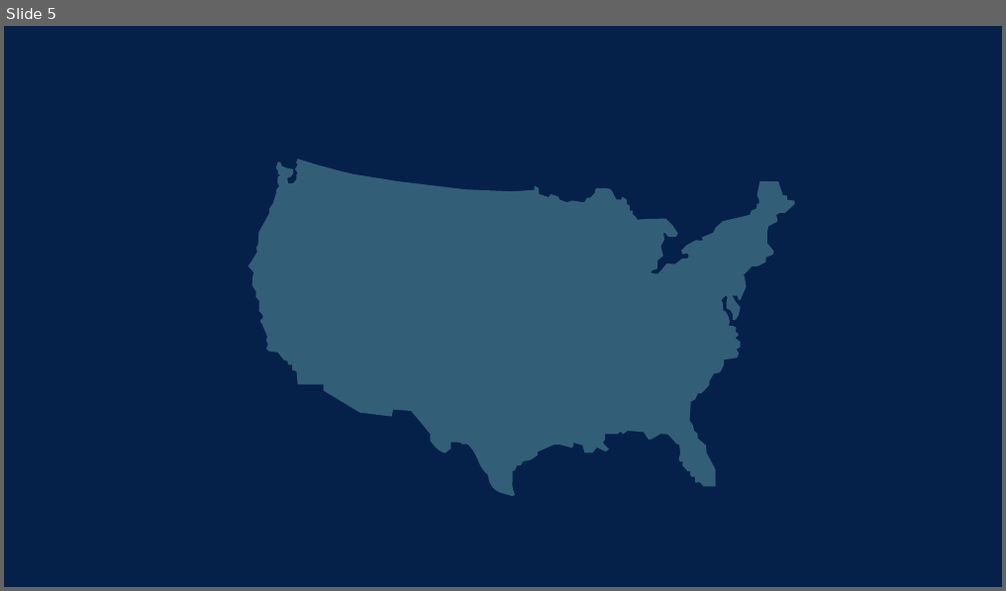
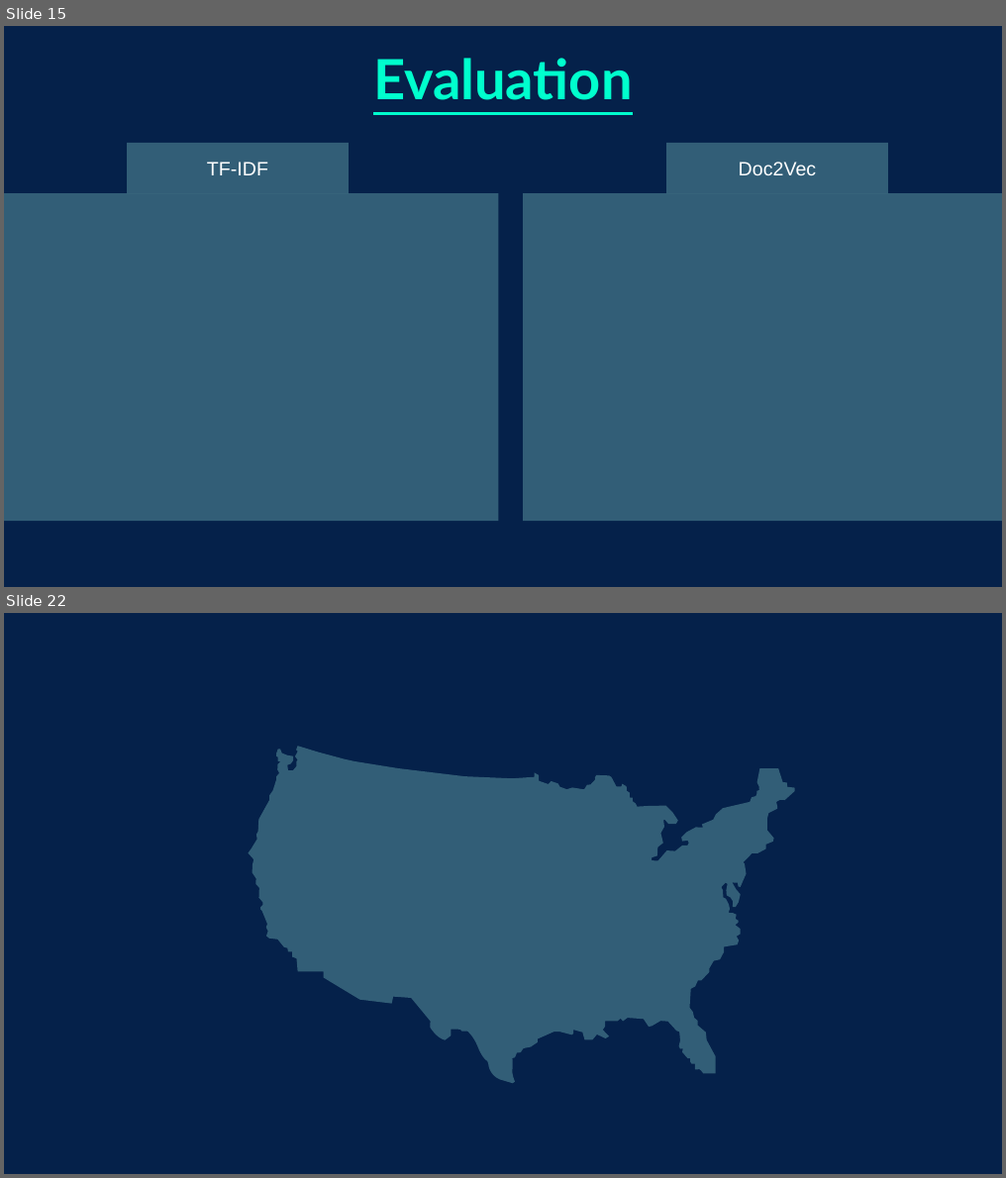
Before and after one commit to boohooo/AirBnB, a slide deck: PPT/AirBB Recommender.pptx. Shown one above the other, each under a label of ours: slide 5 before the commit, slides 15 and 22 after it; the slides between them are not shown. The pictures are 1006x591 and 1006x1178 pixels, drawn with LibreOffice and Linux fonts; fonts in the diff are those of the drawing; background and template pictures are left out. Boxes give left, top, right and bottom in pixels: in the first picture for what was removed or moved away, otherwise in the second. Text is boxed around its words. In the diff, an @@ line names an element or a change of style, - is before the commit and + after.

```diff
--- a/PPT/AirBB Recommender.pptx
+++ b/PPT/AirBB Recommender.pptx
@@ slide 15 added at bbox=[4, 26, 1002, 587], background picture (left out) @@
@@ title added at bbox=[373, 58, 632, 100], 40 pt, text #00FFCD, bold, underline @@
+Evaluation
@@ snip diag rect added at bbox=[127, 143, 349, 193], fill #AAFFEE at 28% opacity, 14 pt, text #FFFFFF @@
+TF-IDF
@@ snip diag rect added at bbox=[666, 143, 888, 193], fill #AAFFEE at 28% opacity, 14 pt, text #FFFFFF @@
+Doc2Vec
@@ snip diag rect added at bbox=[4, 193, 499, 521], fill #AAFFEE at 28% opacity @@
@@ snip diag rect added at bbox=[523, 193, 1002, 521], fill #AAFFEE at 28% opacity @@
@@ what was slide 5 is now slide 22 @@
```
Also in this commit, not shown: 2 slides changed, 19 other slides added, 1 slide removed.
